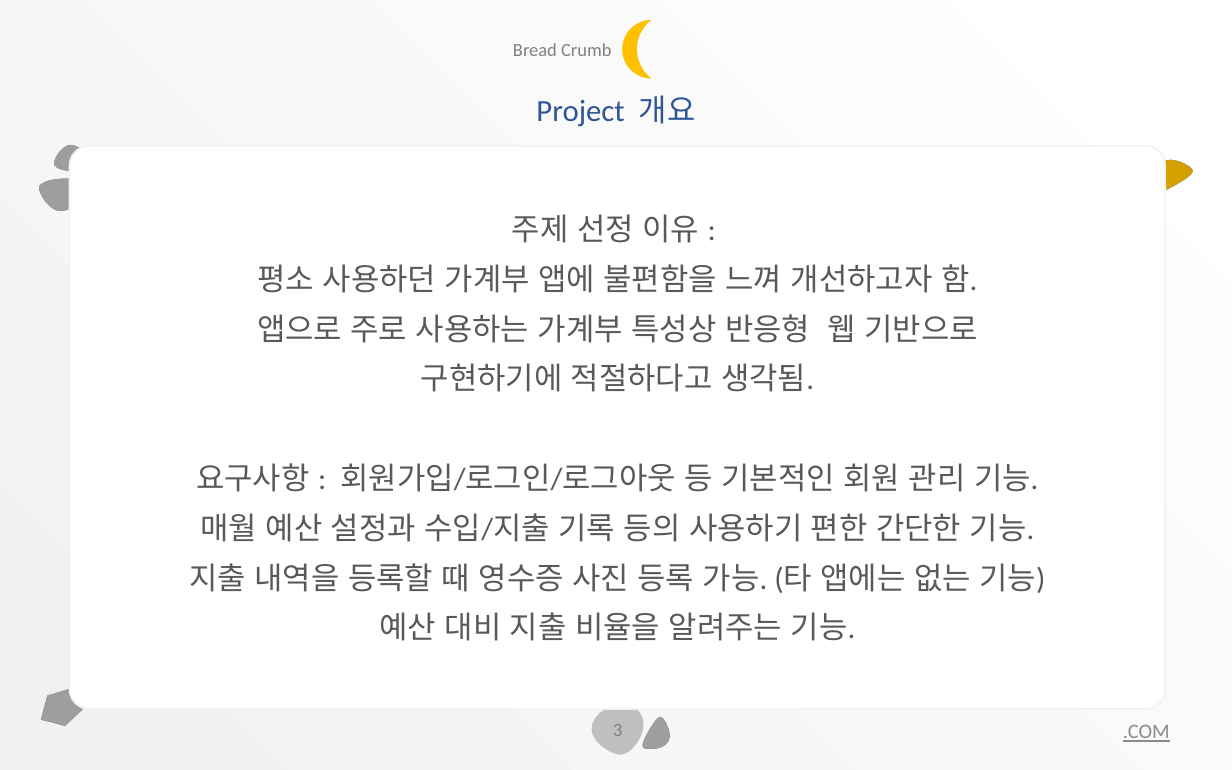
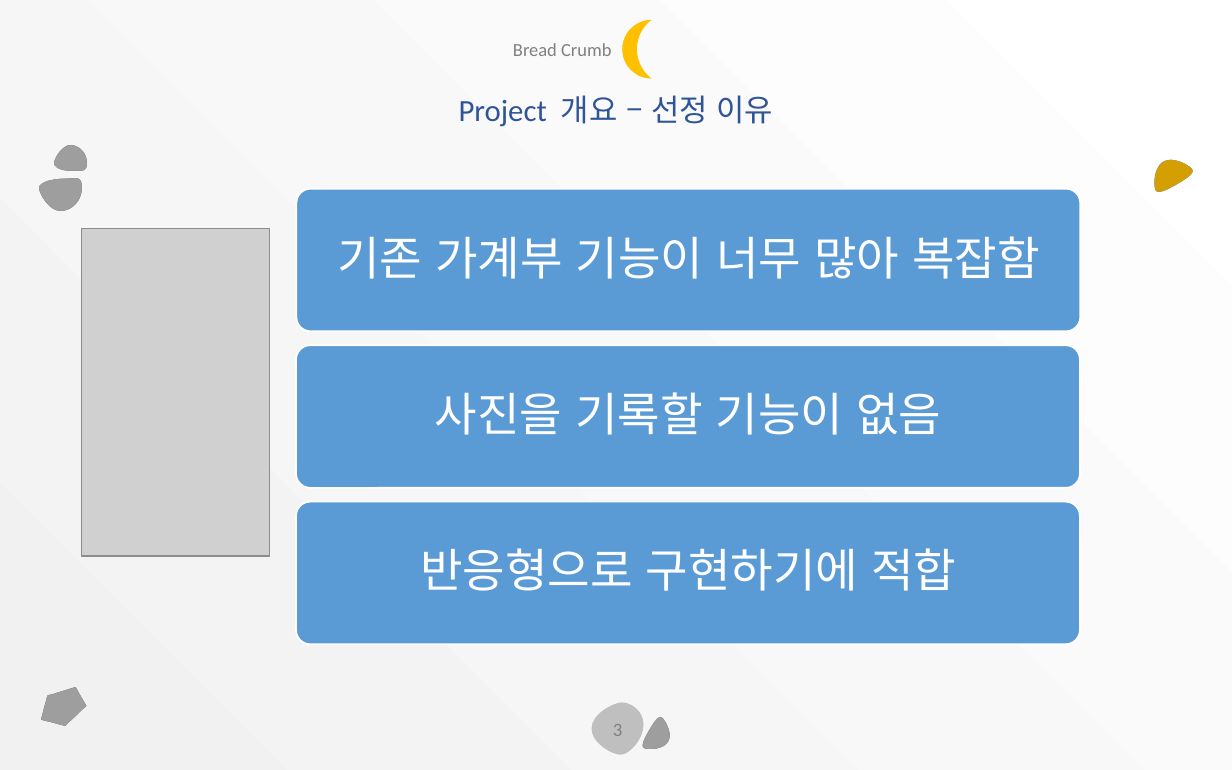
Before and after one commit to KangSage/bitcamp-newdeal-project, a slide deck: slide 3 of docs/Bread Crumb.pptx. Drawn at 1232x770 pixels with LibreOffice and Linux fonts; fonts in the diff are those of the drawing; grey boxes stand for pictures. Boxes give left, top, right and bottom in pixels: in the first picture for what was removed or moved away, otherwise in the second. Text is boxed around its words. In the diff, an @@ line names an element or a change of style, - is before the commit and + after.

```diff
--- a/docs/Bread Crumb.pptx
+++ b/docs/Bread Crumb.pptx
@@ text at bbox=[459, 95, 774, 127]: text changed @@
-Project 개요
+Project 개요 – 선정 이유
@@ text removed at bbox=[69, 145, 1164, 708] @@
-주제 선정 이유 :
-평소 사용하던 가계부 앱에 불편함을 느껴 개선하고자 함.
-앱으로 주로 사용하는 가계부 특성상 반응형 웹 기반으로
-구현하기에 적절하다고 생각됨.
-요구사항 : 회원가입/로그인/로그아웃 등 기본적인 회원 관리 기능.
-매월 예산 설정과 수입/지출 기록 등의 사용하기 편한 간단한 기능.
-지출 내역을 등록할 때 영수증 사진 등록 가능. (타 앱에는 없는 기능)
-예산 대비 지출 비율을 알려주는 기능.
@@ picture added at bbox=[81, 228, 269, 556] @@
@@ group added at bbox=[296, 188, 1080, 644]: 3 rounded rectangles, 3 texts @@
+기존 가계부 기능이 너무 많아 복잡함
+사진을 기록할 기능이 없음
+반응형으로 구현하기에 적합
@@ text removed at bbox=[1123, 725, 1170, 742] @@
-.COM
```
Also in this commit, not shown: 3 other slides changed, 4 slides added, 1 slide removed, 3 other files.
